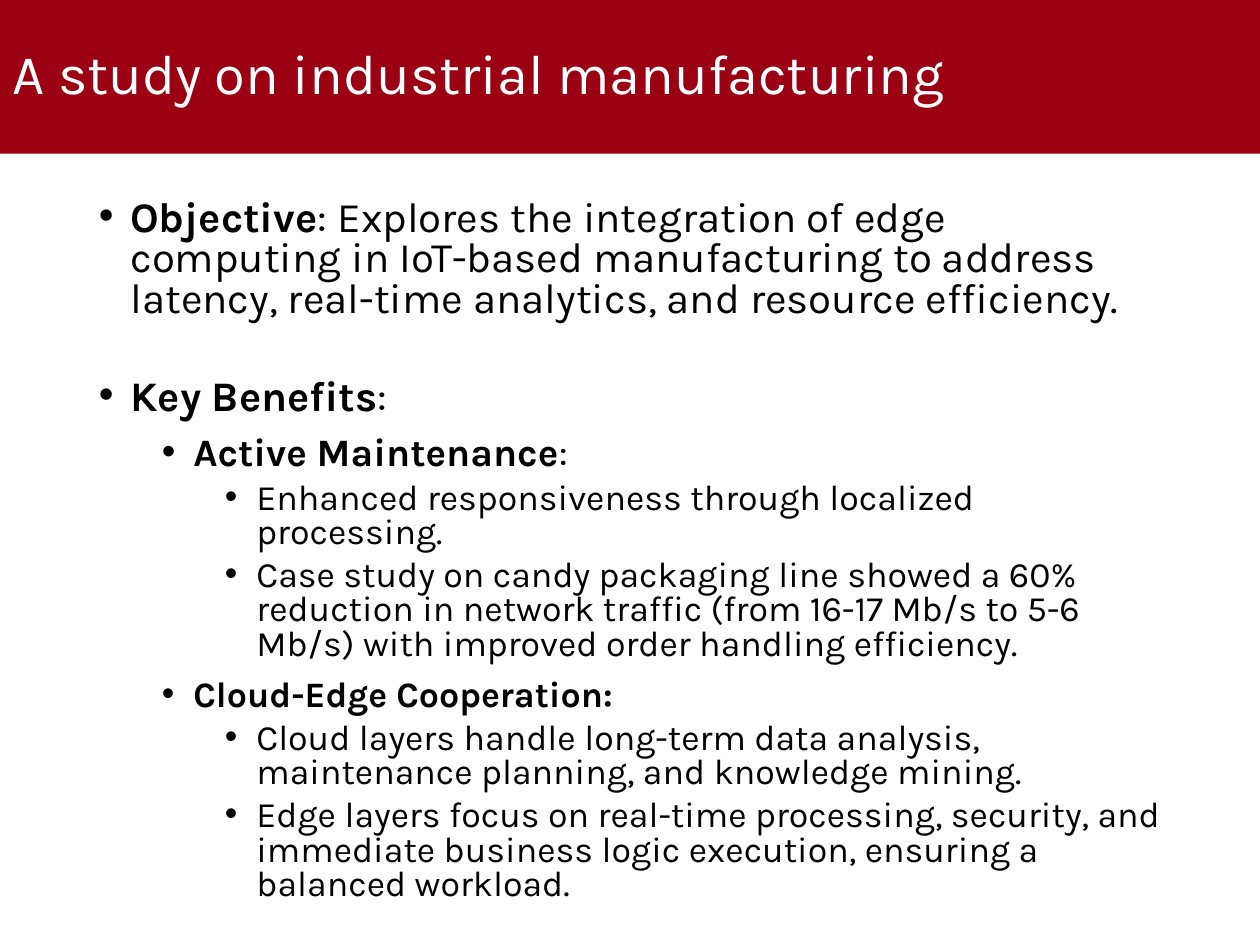
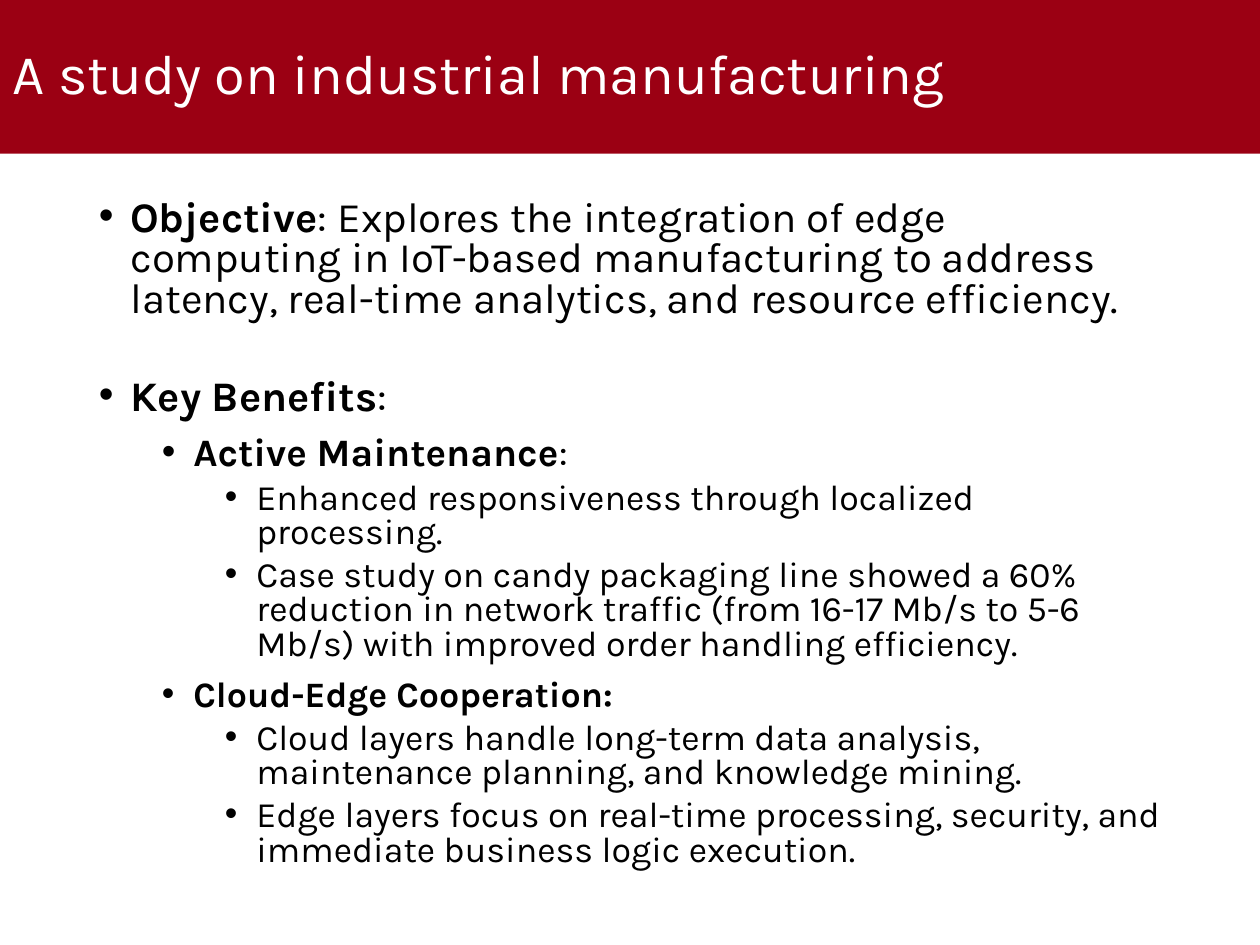
Before and after one commit to MikeIsBack/UniPD-MSc-Computer-Science-courses, a slide deck: slide 14 of Wireless Networks for Mobile Applications/Project/Presentation/Presentation.pptx. Drawn at 1260x945 pixels with LibreOffice and Linux fonts; fonts in the diff are those of the drawing; background and template pictures are left out. Boxes give left, top, right and bottom in pixels: in the first picture for what was removed or moved away, otherwise in the second. Text is boxed around its words. In the diff, an @@ line names an element or a change of style, - is before the commit and + after.

```diff
--- a/Wireless Networks for Mobile Applications/Project/Presentation/Presentation.pptx
+++ b/Wireless Networks for Mobile Applications/Project/Presentation/Presentation.pptx
@@ text at bbox=[256, 802, 1160, 871]: text changed @@
-    • Edge layers focus on real-time processing, security, and immediate business logic execution, ensuring a balanced workload.
+    • Edge layers focus on real-time processing, security, and immediate business logic execution.
```
Also in this commit, not shown: 2 other slides changed, 3 other files.
